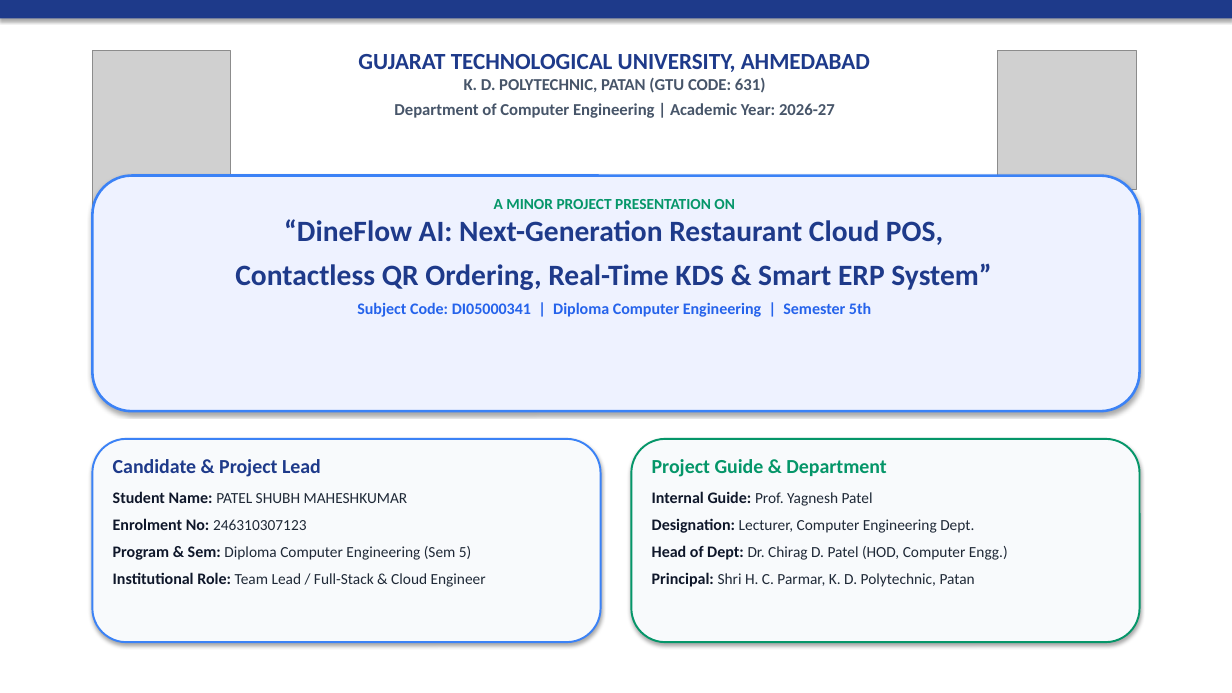
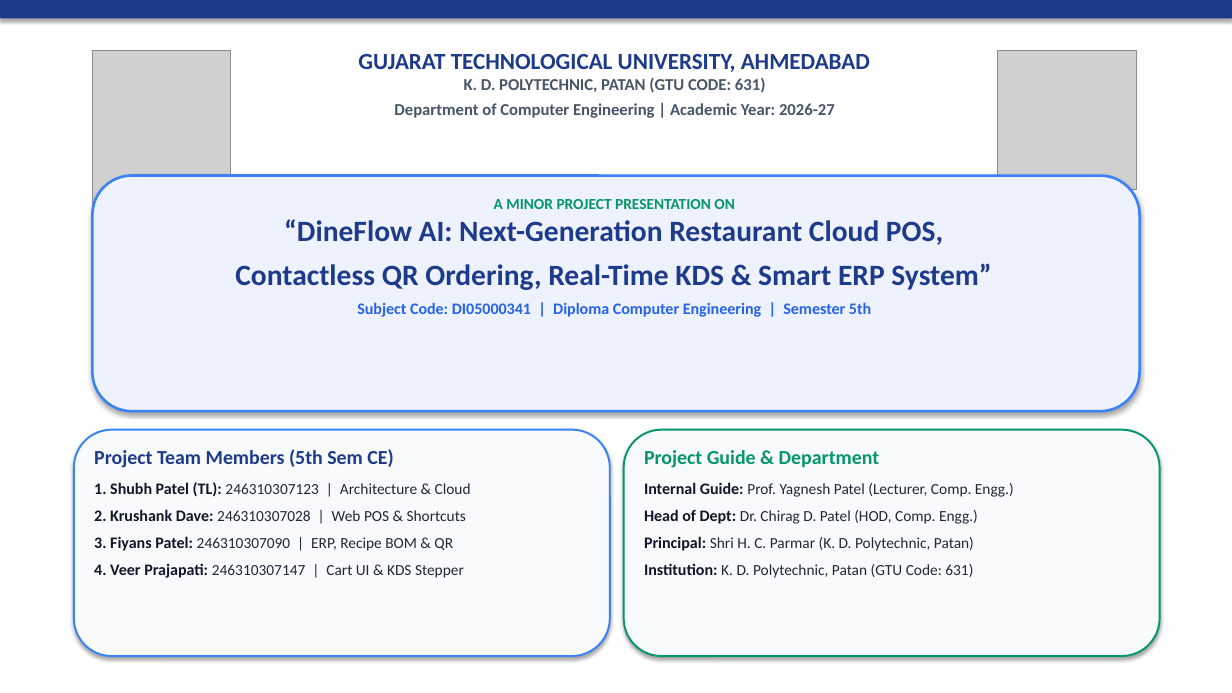
Before and after one commit to Shubh-Patel-07/DineFlow-AI, a slide deck: slide 1 of docs/DineFlow_AI_GTU_Minor_Project_Presentation.pptx. Drawn at 1232x693 pixels with LibreOffice and Linux fonts; fonts in the diff are those of the drawing; grey boxes stand for pictures. Boxes give left, top, right and bottom in pixels: in the first picture for what was removed or moved away, otherwise in the second. Text is boxed around its words. In the diff, an @@ line names an element or a change of style, - is before the commit and + after.

Commit message:
docs(gtu): synchronize all 4 team members across Report, Presentation, Logbook, and standalone GitHub Summary

```diff
--- a/docs/DineFlow_AI_GTU_Minor_Project_Presentation.pptx
+++ b/docs/DineFlow_AI_GTU_Minor_Project_Presentation.pptx
@@ rounded rectangle: place and size @@
-rounded rectangle at bbox=[92, 439, 601, 642]
+rounded rectangle at bbox=[74, 430, 610, 656]
@@ text at bbox=[94, 449, 471, 578]: text changed @@
-Candidate & Project Lead
-Student Name: PATEL SHUBH MAHESHKUMAR
-Enrolment No: 246310307123
-Program & Sem: Diploma Computer Engineering (Sem 5)
-Institutional Role: Team Lead / Full-Stack & Cloud Engineer
+Project Team Members (5th Sem CE)
+1. Shubh Patel (TL): 246310307123 | Architecture & Cloud
+2. Krushank Dave: 246310307028 | Web POS & Shortcuts
+3. Fiyans Patel: 246310307090 | ERP, Recipe BOM & QR
+4. Veer Prajapati: 246310307147 | Cart UI & KDS Stepper
@@ rounded rectangle: place and size @@
-rounded rectangle at bbox=[631, 439, 1140, 642]
+rounded rectangle at bbox=[624, 430, 1160, 656]
@@ text "Project Guide & Department": place and size @@
-text "Project Guide & Department" at bbox=[652, 459, 1008, 587]
+text "Project Guide & Department" at bbox=[644, 450, 1014, 578]
@@ text at bbox=[644, 482, 1014, 578]: text changed @@
-Internal Guide: Prof. Yagnesh Patel
-Designation: Lecturer, Computer Engineering Dept.
-Head of Dept: Dr. Chirag D. Patel (HOD, Computer Engg.)
-Principal: Shri H. C. Parmar, K. D. Polytechnic, Patan
+Internal Guide: Prof. Yagnesh Patel (Lecturer, Comp. Engg.)
+Head of Dept: Dr. Chirag D. Patel (HOD, Comp. Engg.)
+Principal: Shri H. C. Parmar (K. D. Polytechnic, Patan)
+Institution: K. D. Polytechnic, Patan (GTU Code: 631)
```
Also in this commit, not shown: 1 other slide changed, 3 other files.
